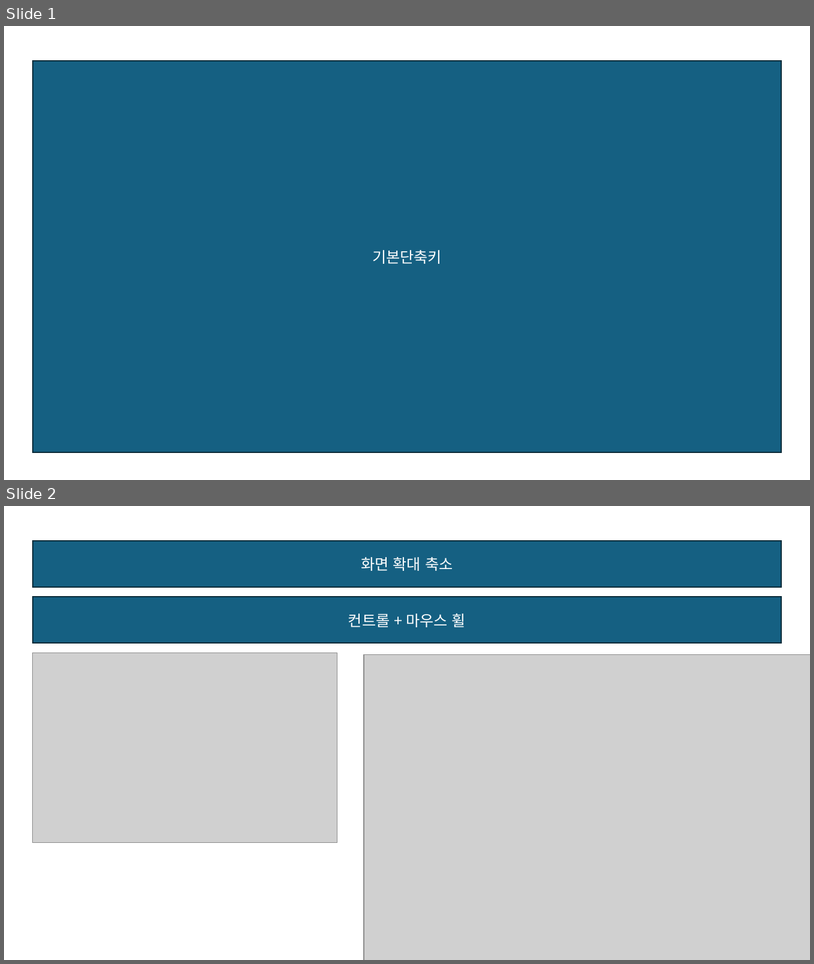
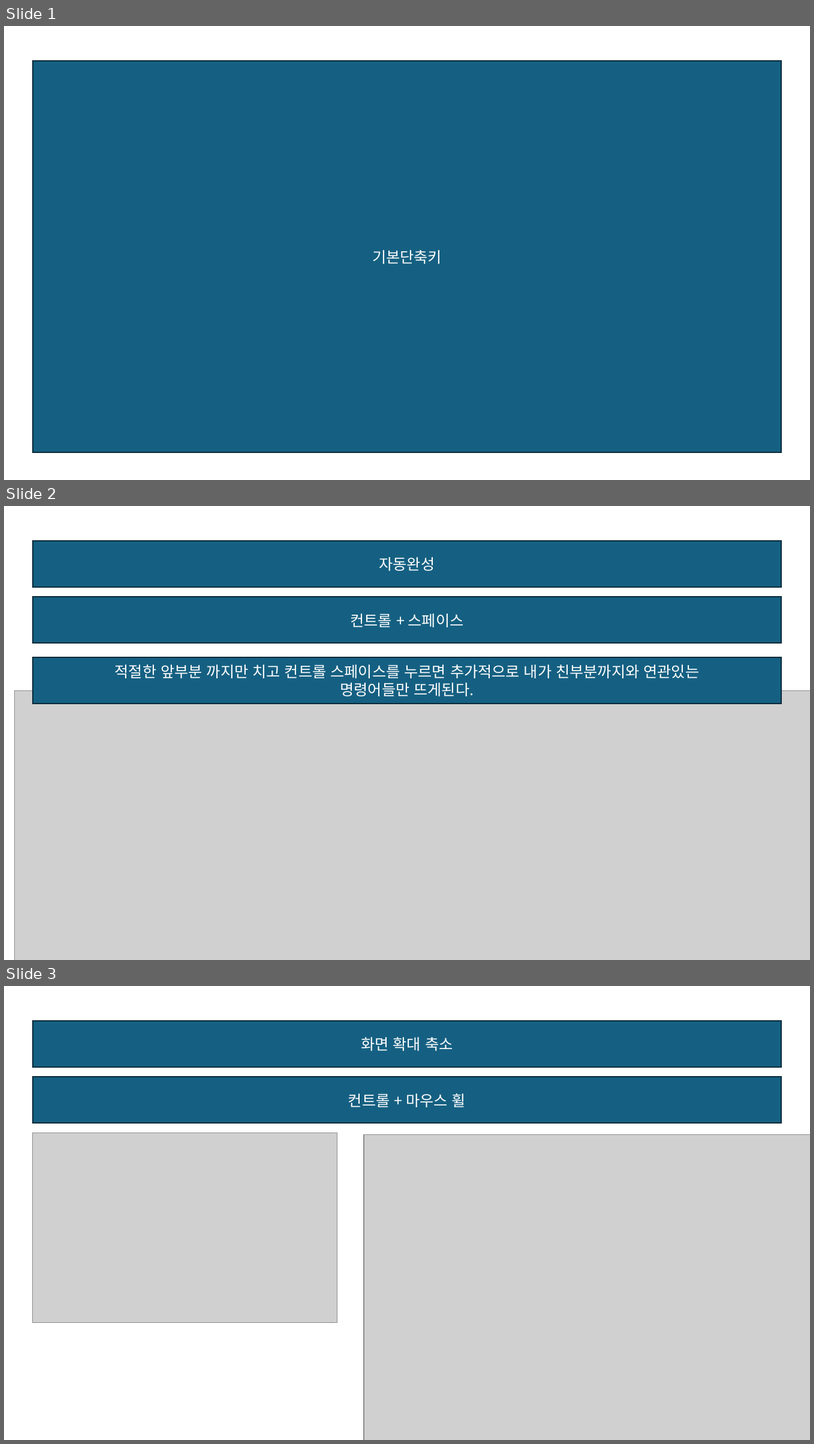
Before and after one commit to JaeSuGang/AssortRockAssignment, a slide deck: DOC/공통문서/비주얼스튜디오 단축키.pptx. Shown one above the other, each under a label of ours: slides 1 and 2 before the commit, slides 1, 2 and 3 after it. The pictures are 814x964 and 814x1444 pixels, drawn with LibreOffice and Linux fonts; fonts in the diff are those of the drawing; grey boxes stand for pictures. Boxes give left, top, right and bottom in pixels: in the first picture for what was removed or moved away, otherwise in the second. Text is boxed around its words. In the diff, an @@ line names an element or a change of style, - is before the commit and + after.

```diff
--- a/DOC/공통문서/비주얼스튜디오 단축키.pptx
+++ b/DOC/공통문서/비주얼스튜디오 단축키.pptx
@@ slide 2 added at <box>4,506,810,960</box>, background #FFFFFF @@
@@ rectangle added at <box>32,541,782,588</box>, fill #156082, outline #092A39 1.5 pt, 18 pt, text #FFFFFF @@
+자동완성
@@ rectangle added at <box>32,597,782,643</box>, fill #156082, outline #092A39 1.5 pt, 18 pt, text #FFFFFF @@
+컨트롤 + 스페이스
@@ rectangle added at <box>32,657,782,704</box>, fill #156082, outline #092A39 1.5 pt, 18 pt, text #FFFFFF @@
+적절한 앞부분 까지만 치고 컨트롤 스페이스를 누르면 추가적으로 내가 친부분까지와 연관있는
+명령어들만 뜨게된다.
@@ picture added at <box>14,691,810,960</box> @@
@@ what was slide 2 is now slide 3 @@
```
Also in this commit, not shown: 2 other files.
